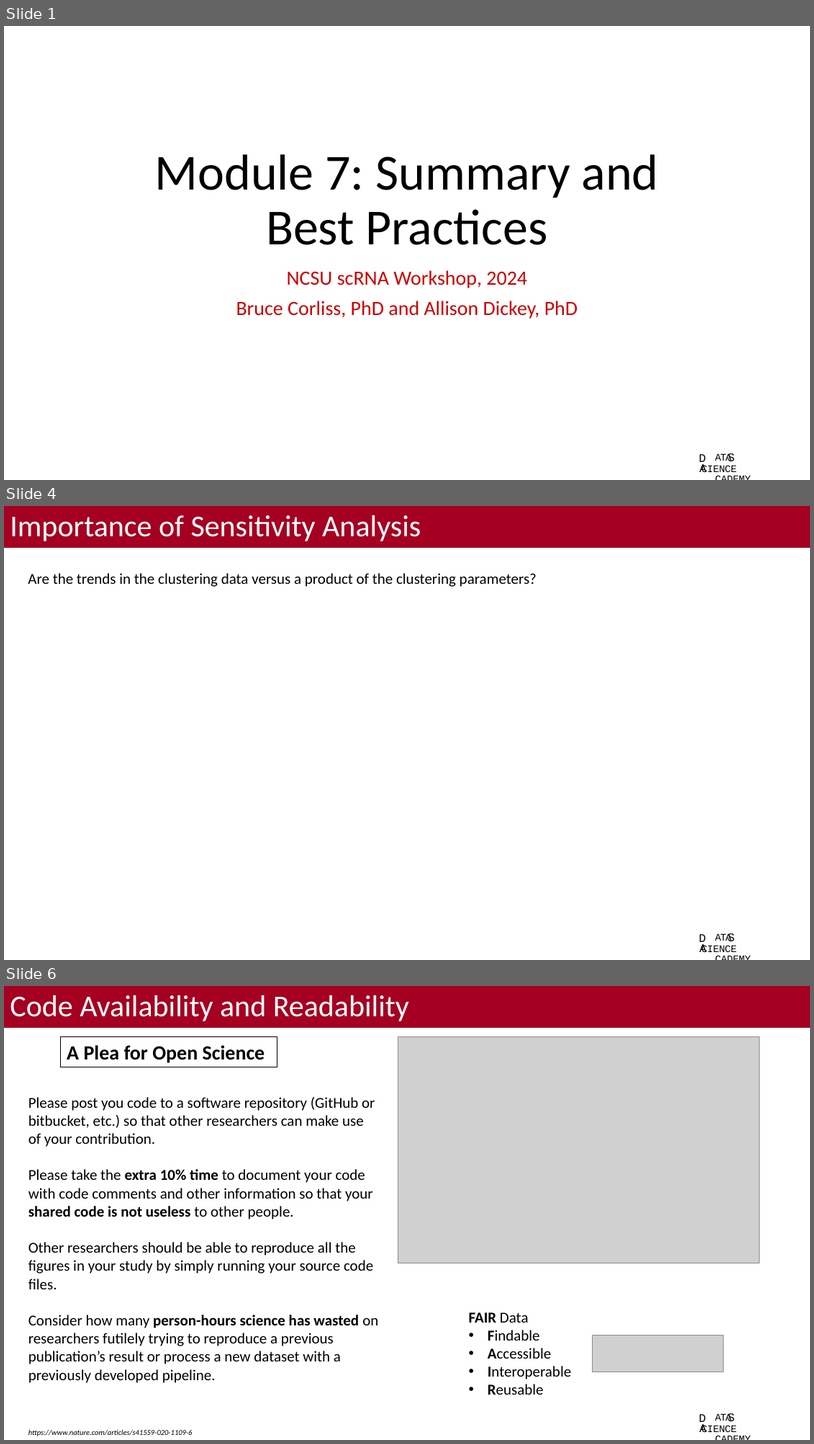
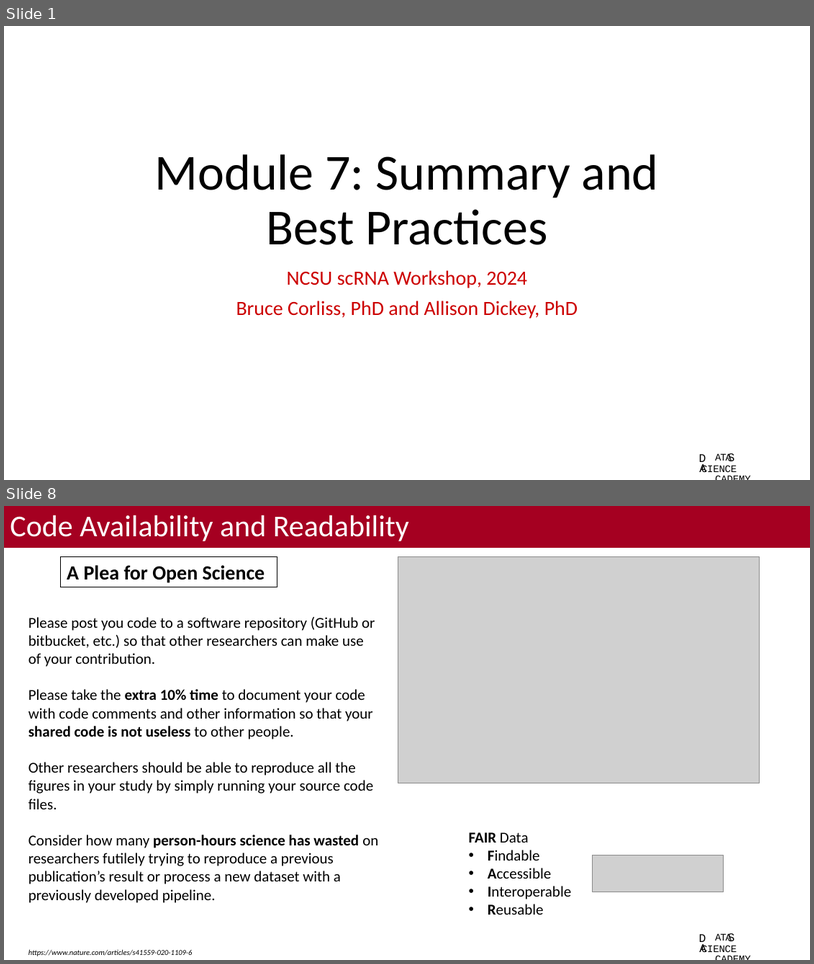
Before and after one commit to bacorli2/scrna_workshop, a slide deck: M7_Summary/M7_Best_Practices.pptx. Shown one above the other, each under a label of ours: slides 1, 4 and 6 before the commit, slides 1 and 8 after it; the slides between them are not shown. The pictures are 814x1444 and 814x964 pixels, drawn with LibreOffice and Linux fonts; fonts in the diff are those of the drawing; grey boxes stand for pictures; background and template pictures are left out. Boxes give left, top, right and bottom in pixels: in the first picture for what was removed or moved away, otherwise in the second. Text is boxed around its words. In the diff, an @@ line names an element or a change of style, - is before the commit and + after.

```diff
--- a/M7_Summary/M7_Best_Practices.pptx
+++ b/M7_Summary/M7_Best_Practices.pptx
@@ slide 4 removed at box(4, 506, 810, 960), background #FFFFFF; not listed: 4 template elements that a slide beside it also shows @@
@@ title removed at box(4, 506, 810, 548) @@
-Importance of Sensitivity Analysis
@@ text removed at box(28, 573, 537, 587) @@
-Are the trends in the clustering data versus a product of the clustering parameters?
@@ what was slide 6 is now slide 8 @@
```
Also in this commit, not shown: 3 slides changed, 3 slides added, 1 other file.
